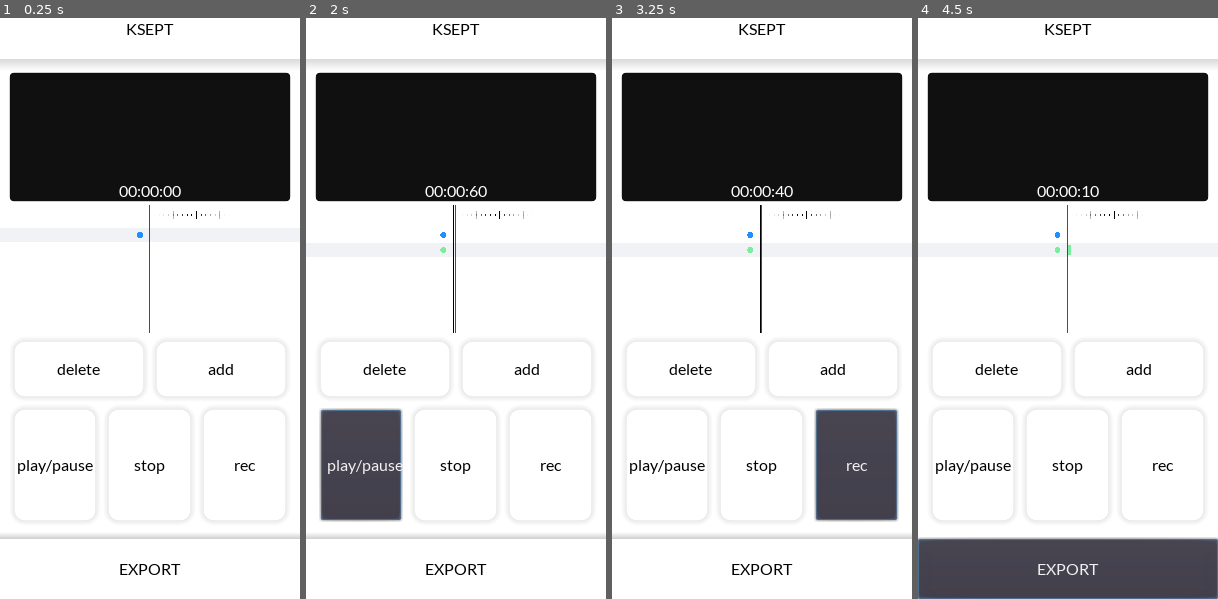
Above: before the commit, frames 1-4 (left to right).
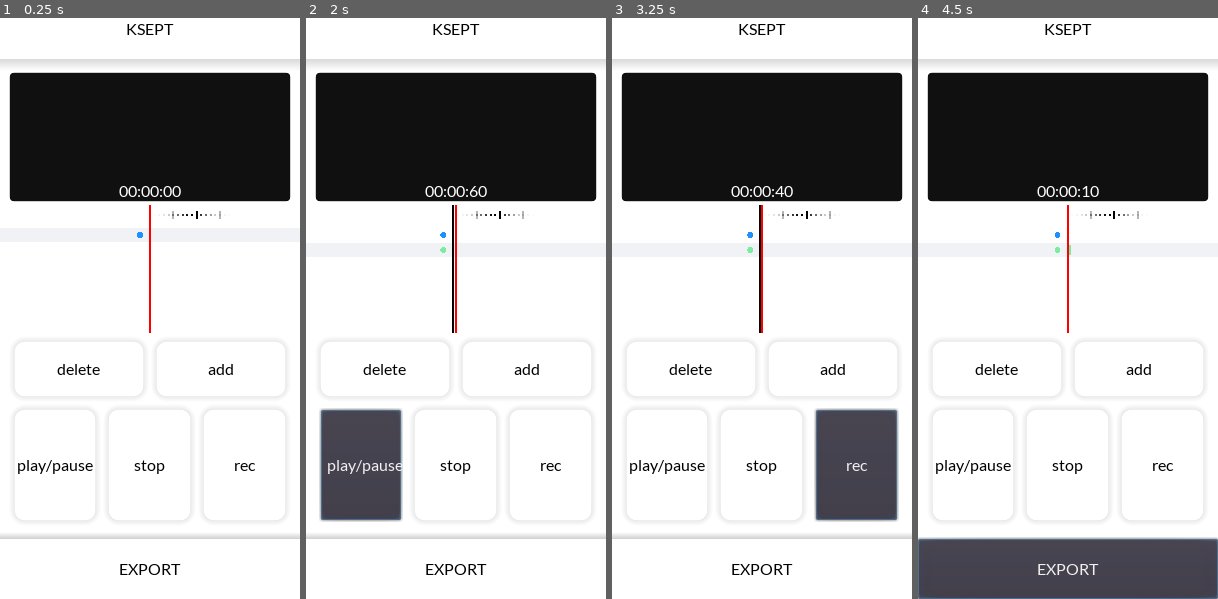
Above: after the commit, the same moments.

Repository: kahagino/ksept_recorder
Game: Godot game, scene res://scenes/main.tscn
Two runs of this game, one before a commit and one after it. Both use one fixed random seed, a clock stepped at 60 frames per second and the inputs below.
Inputs:
- Up to frame 1 (0.25 s): no input
- Up to frame 2 (2 s): click "add" at 0.5 s; click "play/pause" at 1.25 s
- Up to frame 3 (3.25 s): click "stop" at 2 s; click "rec" at 2.75 s
- Up to frame 4 (4.5 s): click "EXPORT" at 3.5 s; tap Enter (ui_accept) at 4.25 s; hold Right (ui_right) from 4.28 s (still down)

The runs differ from the first frame. In frame 1, 0.1% of the frame differs, in the area x 50-74%, y 32-55%; in frame 2, 0.2%, in the area x 48-73%, y 32-55%; in frame 3, 0.2%; in frame 4, 0.1%.

Commit message:
🎨 bigger custom ui lines

Diff:
--- a/src/audio_manager.gd
+++ b/src/audio_manager.gd
@@ -89,12 +89,14 @@
 	stop_cursor()
 
 func add_track()->void:
-	$TrackManager.add_track()
-	emit_signal("tracks_updated")
+	if !effect.is_recording_active():
+		$TrackManager.add_track()
+		emit_signal("tracks_updated")
 
 func remove_track()->void:
-	$TrackManager.remove_track()
-	emit_signal("tracks_updated")
+	if !effect.is_recording_active():
+		$TrackManager.remove_track()
+		emit_signal("tracks_updated")
 
 func save_audio()->void:
 	#var time = OS.get_time()
--- a/ui_components/tracks_ui.gd
+++ b/ui_components/tracks_ui.gd
@@ -72,7 +72,7 @@
 		0,
 		rect_size.y - view_offset.y
 		)
-	return draw_line(line_pos_up + Vector2(0, -20), line_pos_down, Color.red, 1.0)
+	return draw_line(line_pos_up + Vector2(0, -20), line_pos_down, Color.red, 2.0)
 
 func _draw_focused_track(focused_track_index:int)->FuncRef:
 	var time_to_pos_scale = get_time_to_pos_scale()
@@ -109,7 +109,8 @@
 	draw_line(
 			line_offset + Vector2(line_pos_x, rect_size.y  - view_offset.y),
 			line_offset + Vector2(line_pos_x, -20),
-			Color.black
+			Color.black,
+			2.0
 			)
 
 	# 5 secs line
@@ -120,7 +121,8 @@
 		draw_line(
 			line_offset + Vector2(line_pos_x, -6),
 			line_offset + Vector2(line_pos_x, -14),
-			Color(0, 0, 0, alpha)
+			Color(0, 0, 0, alpha),
+			2.0
 			)
 	# 1 sec lines
 	for i in range(low_range, top_range, 1):
@@ -130,7 +132,8 @@
 		draw_line(
 			line_offset + Vector2(line_pos_x, -9),
 			line_offset + Vector2(line_pos_x, -11),
-			Color(0, 0, 0, alpha)
+			Color(0, 0, 0, alpha),
+			2.0
 			)
 
 
